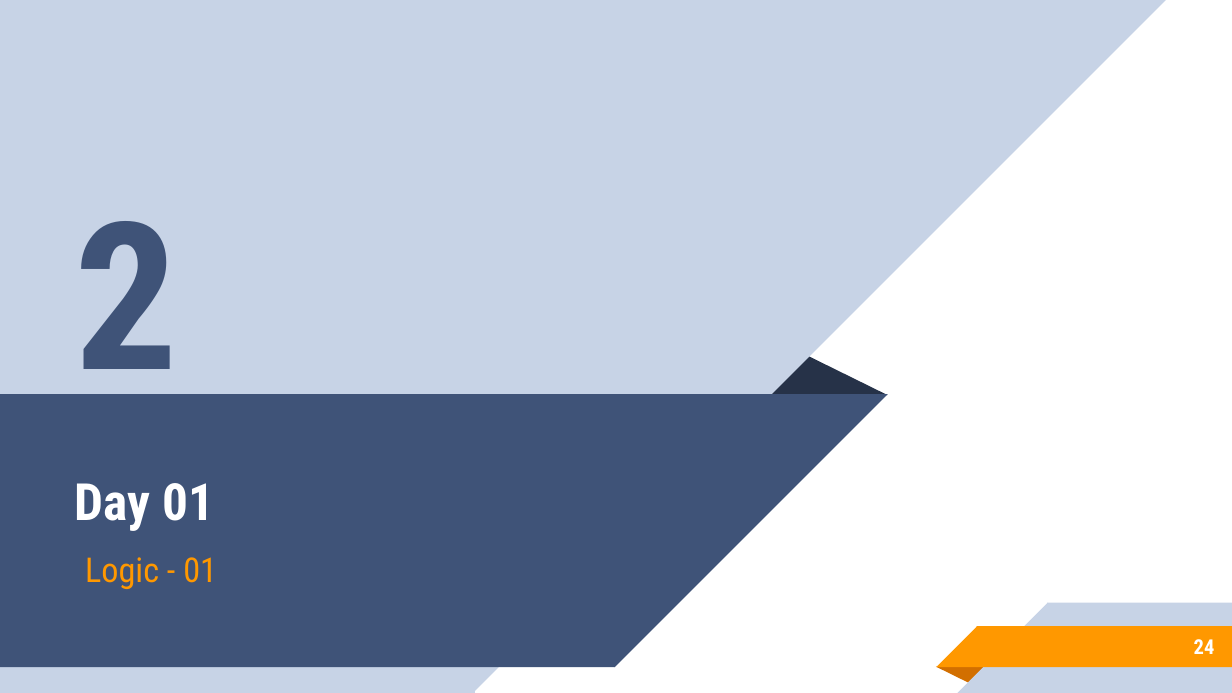
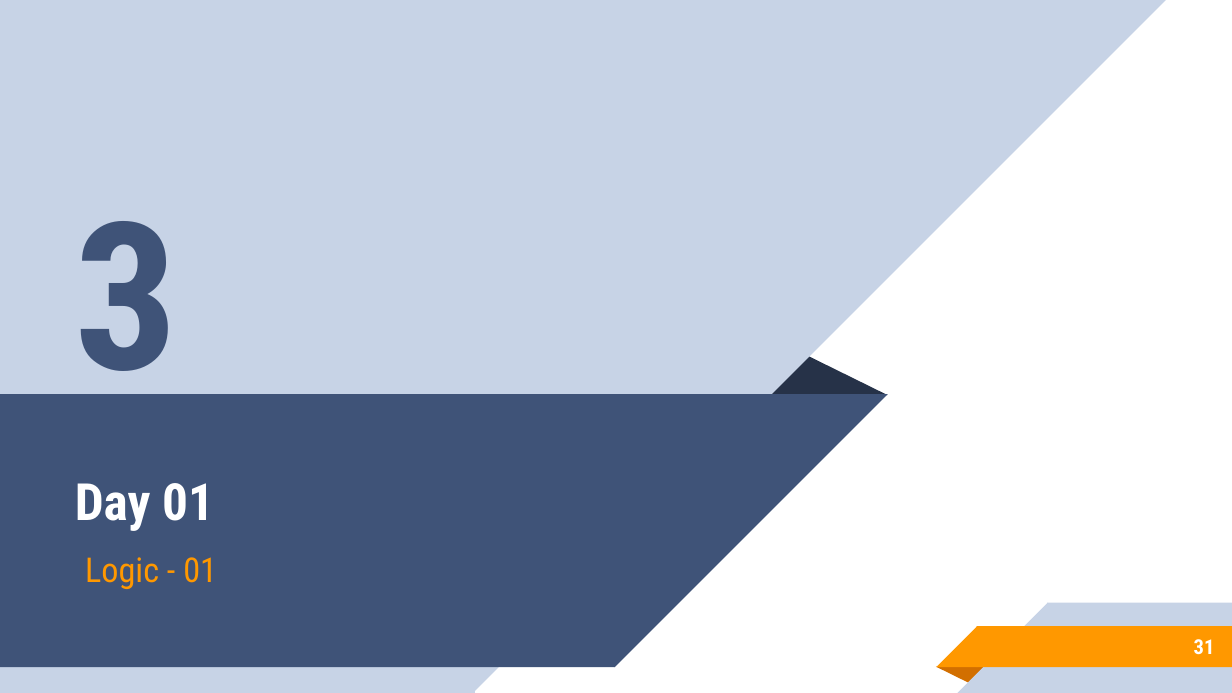
Before and after one commit to aronipurwanto/materi-xa, a slide deck: slide 31 of java-logic/Slide-Java-Logic-01.pptx (slide 24 before the commit). Drawn at 1232x693 pixels with LibreOffice and Linux fonts; fonts in the diff are those of the drawing. Boxes give left, top, right and bottom in pixels: in the first picture for what was removed or moved away, otherwise in the second. Text is boxed around its words. In the diff, an @@ line names an element or a change of style, - is before the commit and + after.

```diff
--- a/java-logic/Slide-Java-Logic-01.pptx
+++ b/java-logic/Slide-Java-Logic-01.pptx
@@ text at [75, 221, 179, 415]: text changed @@
-2
+3
@@ page number at [1194, 639, 1215, 655]: text changed @@
-24
+31
```
Also in this commit, not shown: 1 other slide changed, 9 slides added, 28 slides removed, 2 other files.
